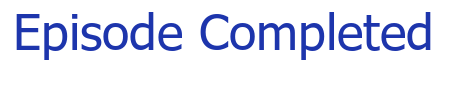
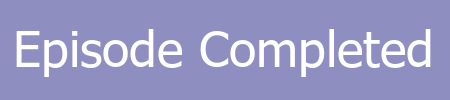
Revision of a layered w=450, h=100 image; what changed, layer by layer:
painted on "Episode Completed" over (x1=16, y1=12, x2=431, y2=77)
added layer "New Layer #1" (50%) above "New Layer" over (x1=0, y1=0, x2=450, y2=100)
